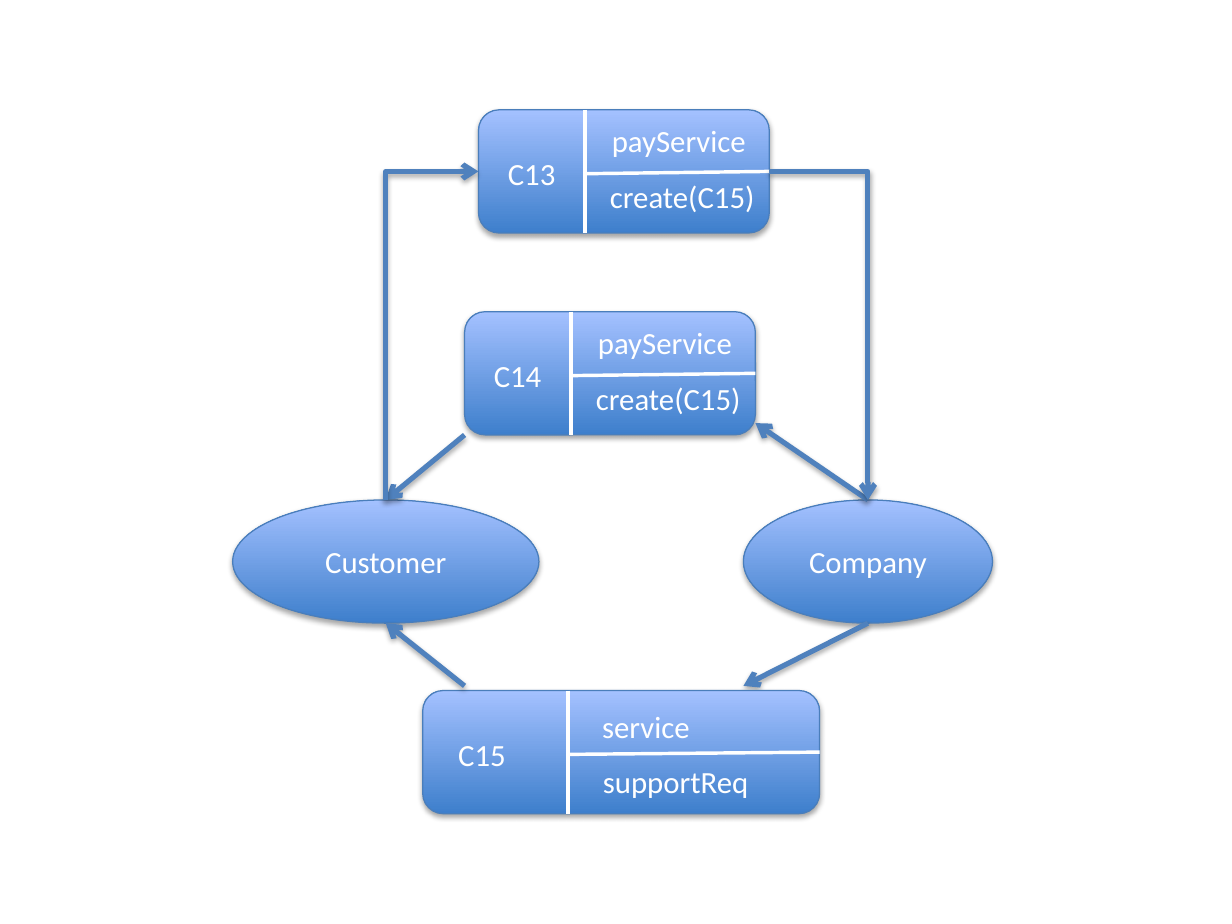
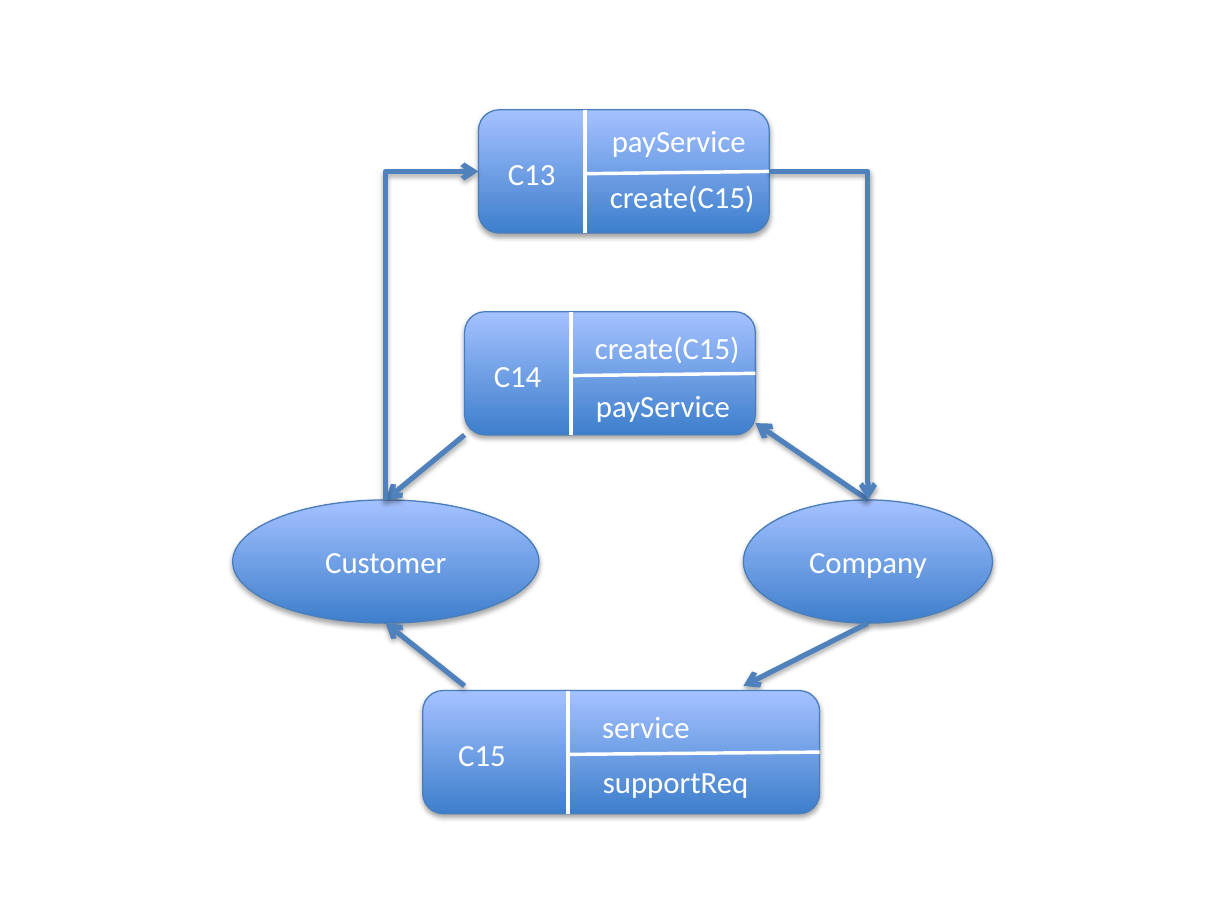
Before and after one commit to mentaman/cspat, a slide deck: slide 6 of Course/513 Electronic Commerce Technology/project2/subscenarios.pptx. Drawn at 1232x924 pixels with LibreOffice and Linux fonts; fonts in the diff are those of the drawing. Boxes give left, top, right and bottom in pixels: in the first picture for what was removed or moved away, otherwise in the second. Text is boxed around its words. In the diff, an @@ line names an element or a change of style, - is before the commit and + after.

```diff
--- a/Course/513 Electronic Commerce Technology/project2/subscenarios.pptx
+++ b/Course/513 Electronic Commerce Technology/project2/subscenarios.pptx
@@ text "create(C15)": place and size @@
-text "create(C15)" at (596,387,741,414)
+text "create(C15)" at (595,337,740,363)
@@ text "payService": place and size @@
-text "payService" at (598,333,732,359)
+text "payService" at (596,396,730,422)
```
Also in this commit, not shown: 1 other slide changed, 27 other files.
